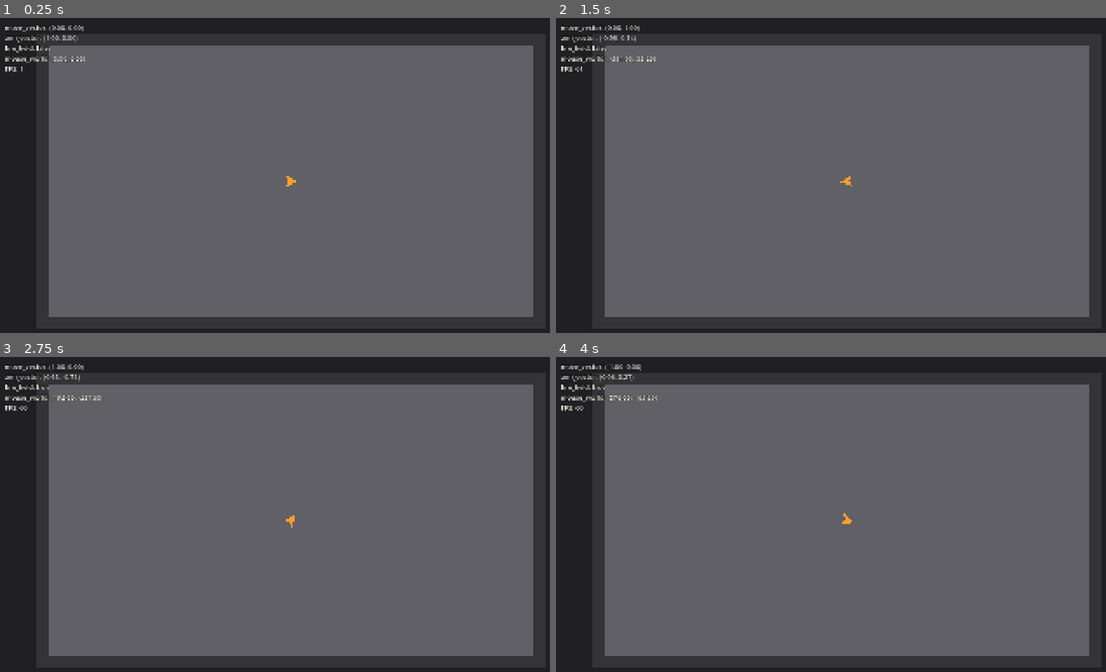
Above: before the commit, frames 1-4 (two rows, left to right).
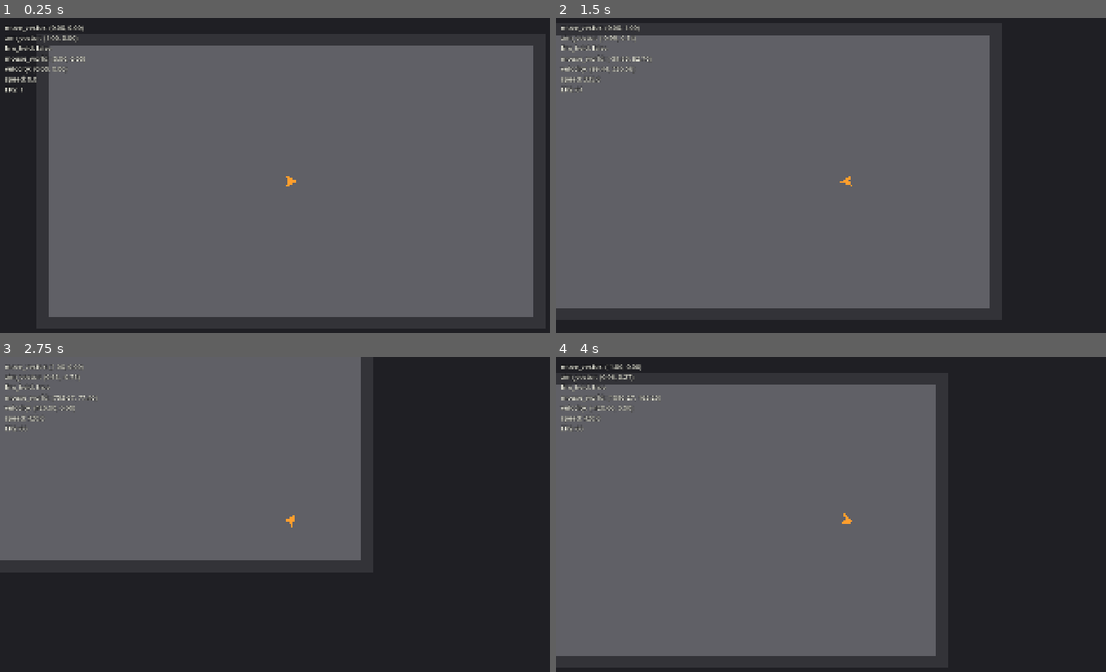
Above: after the commit, the same moments.

Repository: ZhiH2333/WPG
Game: Godot game, scene res://sandbox/combat_sandbox.tscn
Two runs of this game, one before a commit and one after it. Both use one fixed random seed, a clock stepped at 60 frames per second and the inputs below.
Inputs (mouse positions are in pixels of both pictures, inside the frame that each line leads up to):
- Up to frame 1 (0.25 s): no input
- Up to frame 2 (1.5 s): tap Enter at 0.5 s; move the mouse to (974, 166) at 0.52 s; press the mouse at (974, 166) at 0.53 s; hold D (move_right) 0.53-1.28 s; move the mouse to (732, 197) at 1.27 s; release the mouse at (732, 197) at 1.28 s; hold S (move_down) from 1.28 s (still down); click (732, 197) at 1.35 s
- Up to frame 3 (2.75 s): move the mouse to (346, 448) at 2.02 s; release S (move_down) at 2.03 s; press the mouse at (346, 448) at 2.03 s; hold D (move_right) from 2.03 s (still down)
- Up to frame 4 (4 s): move the mouse to (820, 586) at 2.77 s; release D (move_right) at 2.78 s; release the mouse at (820, 586) at 2.78 s; hold W (move_up) 2.78-3.53 s; click (820, 586) at 2.85 s; move the mouse to (1023, 568) at 3.52 s; press the mouse at (1023, 568) at 3.53 s; hold A (move_left) from 3.53 s (still down)

The runs differ from the first frame. In frame 1, 0.2% of the frame differs, in the area x 0-12%, y 15-24%; in frame 2, 27%; in frame 3, 55%, in the area x 0-97%, y 0-95%; in frame 4, 32%.

Commit message:
:sparkles: movement

Diff:
--- a/debug/debug_overlay.gd
+++ b/debug/debug_overlay.gd
@@ -1,9 +1,14 @@
 extends CanvasLayer
 class_name DebugOverlay
 
+var _player: Player
 var _player_input: PlayerInput
 
 @onready var _label: Label = $Label
+
+func bind_player(player: Player) -> void:
+	_player = player
+	bind_player_input(player.get_player_input())
 
 func bind_player_input(player_input: PlayerInput) -> void:
 	_player_input = player_input
@@ -19,13 +24,21 @@
 
 func _compose_status_text() -> String:
 	var fps: int = Engine.get_frames_per_second()
-	return "move_vector: %s\naim_vector: %s\nfire_held: %s\nmouse_world: %s\nFPS: %d" % [
+	var velocity: Vector2 = _read_velocity()
+	return "move_vector: %s\naim_vector: %s\nfire_held: %s\nmouse_world: %s\nvelocity: %s\nspeed: %.1f\nFPS: %d" % [
 		_format_vector(_player_input.move_vector),
 		_format_vector(_player_input.aim_vector),
 		_player_input.fire_held,
 		_format_vector(_player_input.mouse_world_position),
+		_format_vector(velocity),
+		velocity.length(),
 		fps,
 	]
 
+func _read_velocity() -> Vector2:
+	if _player == null:
+		return Vector2.ZERO
+	return _player.velocity
+
 func _format_vector(value: Vector2) -> String:
 	return "(%.2f, %.2f)" % [value.x, value.y]
--- a/player/player.gd
+++ b/player/player.gd
@@ -1,11 +1,13 @@
-## Day 1 占位：碰撞 + 朝向瞄准。不做 Motor，不写 velocity。
+## Day 2：加速度移动 + 瞄准朝向。根节点不旋转；Visual 只跟 aim_vector。
 extends CharacterBody2D
 class_name Player
 
 @onready var _player_input: PlayerInput = $PlayerInput
+@onready var _player_motor: PlayerMotor = $PlayerMotor
 @onready var _visual: Node2D = $Visual
 
 func _ready() -> void:
+	motion_mode = MOTION_MODE_FLOATING
 	collision_layer = GameCollisionLayers.MASK_PLAYER
 	collision_mask = GameCollisionLayers.MASK_WALL
 
@@ -15,6 +17,13 @@
 func _process(_delta: float) -> void:
 	_face_aim()
 
+func _physics_process(delta: float) -> void:
+	_apply_motor(delta)
+
+func _apply_motor(delta: float) -> void:
+	velocity = _player_motor.tick(delta, velocity, _player_input.move_vector)
+	move_and_slide()
+
 func _face_aim() -> void:
 	var aim: Vector2 = _player_input.aim_vector
 	if aim.is_zero_approx():
--- a/player/player.tscn
+++ b/player/player.tscn
@@ -1,12 +1,14 @@
-[gd_scene load_steps=3 format=3]
+[gd_scene load_steps=4 format=3]
 
 [ext_resource type="Script" path="res://player/player.gd" id="1_player"]
 [ext_resource type="Script" path="res://player/player_input.gd" id="2_input"]
+[ext_resource type="Script" path="res://player/player_motor.gd" id="3_motor"]
 
 [sub_resource type="CircleShape2D" id="CircleShape2D_body"]
 radius = 20.0
 
 [node name="Player" type="CharacterBody2D" groups=["player"]]
+motion_mode = 1
 collision_layer = 1
 collision_mask = 16
 script = ExtResource("1_player")
@@ -24,3 +26,6 @@
 
 [node name="PlayerInput" type="Node" parent="."]
 script = ExtResource("2_input")
+
+[node name="PlayerMotor" type="Node" parent="."]
+script = ExtResource("3_motor")
--- a/player/player_input.gd
+++ b/player/player_input.gd
@@ -4,7 +4,7 @@
 ## 鼠标与玩家过近时不重新归一化，避免 aim_vector 出现 NaN。
 const AIM_DEADZONE_SQ: float = 0.0001
 
-## 全项目唯一输入合同：只读，本阶段不消费。
+## 全项目唯一输入合同：只产出，Motor 只读 move_vector。
 var move_vector: Vector2 = Vector2.ZERO
 var aim_vector: Vector2 = Vector2.RIGHT
 var fire_held: bool = false
--- /dev/null
+++ b/player/player_motor.gd
@@ -0,0 +1,30 @@
+extends Node
+class_name PlayerMotor
+
+## 最高移速，像素/秒。desired = move_vector * move_speed，不再二次归一化。
+@export var move_speed: float = 420.0
+## 有输入且大致同向时，速度靠近目标的加速度，像素/秒²。
+@export var acceleration: float = 2400.0
+## 转向或反向时先刹车的减速度，像素/秒²。
+@export var deceleration: float = 3200.0
+## 无输入时滑行摩擦，像素/秒²。
+@export var friction: float = 1800.0
+## 当前速度与目标速度夹角超过此值时改用 deceleration。
+@export var turn_angle_degrees: float = 90.0
+
+## 纯速度积分，不调用 move_and_slide。current_velocity 必须是撞墙滑动后的真实速度。
+func tick(delta: float, current_velocity: Vector2, move_vector: Vector2) -> Vector2:
+	if move_vector.is_zero_approx():
+		return current_velocity.move_toward(Vector2.ZERO, friction * delta)
+	return _approach_desired(delta, current_velocity, move_vector * move_speed)
+
+func _approach_desired(delta: float, current_velocity: Vector2, desired_velocity: Vector2) -> Vector2:
+	var rate: float = _pick_approach_rate(current_velocity, desired_velocity)
+	return current_velocity.move_toward(desired_velocity, rate * delta)
+
+func _pick_approach_rate(current_velocity: Vector2, desired_velocity: Vector2) -> float:
+	if current_velocity.is_zero_approx():
+		return acceleration
+	if abs(current_velocity.angle_to(desired_velocity)) > deg_to_rad(turn_angle_degrees):
+		return deceleration
+	return acceleration
--- a/sandbox/combat_sandbox.gd
+++ b/sandbox/combat_sandbox.gd
@@ -7,7 +7,7 @@
 
 func _ready() -> void:
 	_apply_wall_layers()
-	_debug_overlay.bind_player_input(_player.get_player_input())
+	_debug_overlay.bind_player(_player)
 
 func _apply_wall_layers() -> void:
 	for child: Node in _walls.get_children():
Not shown, added: player/player_motor.gd.uid
Not shown, changed: README.md
